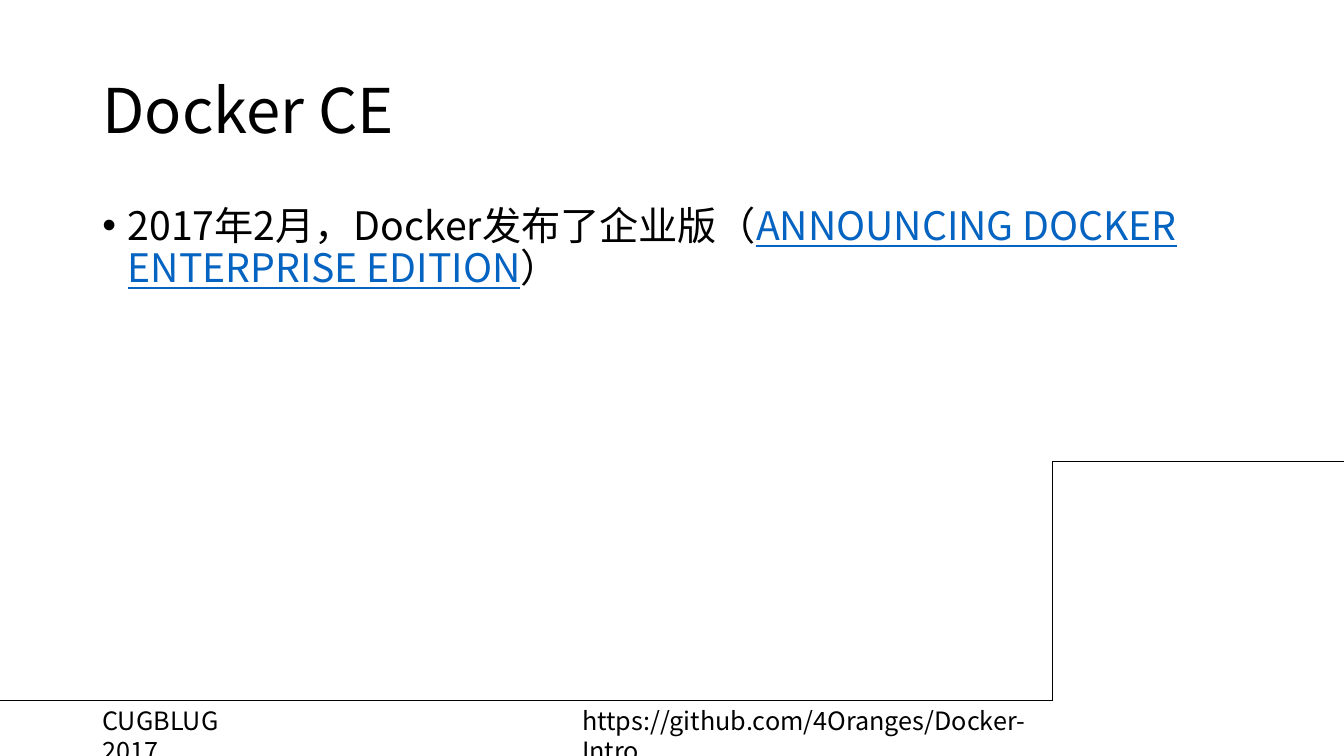
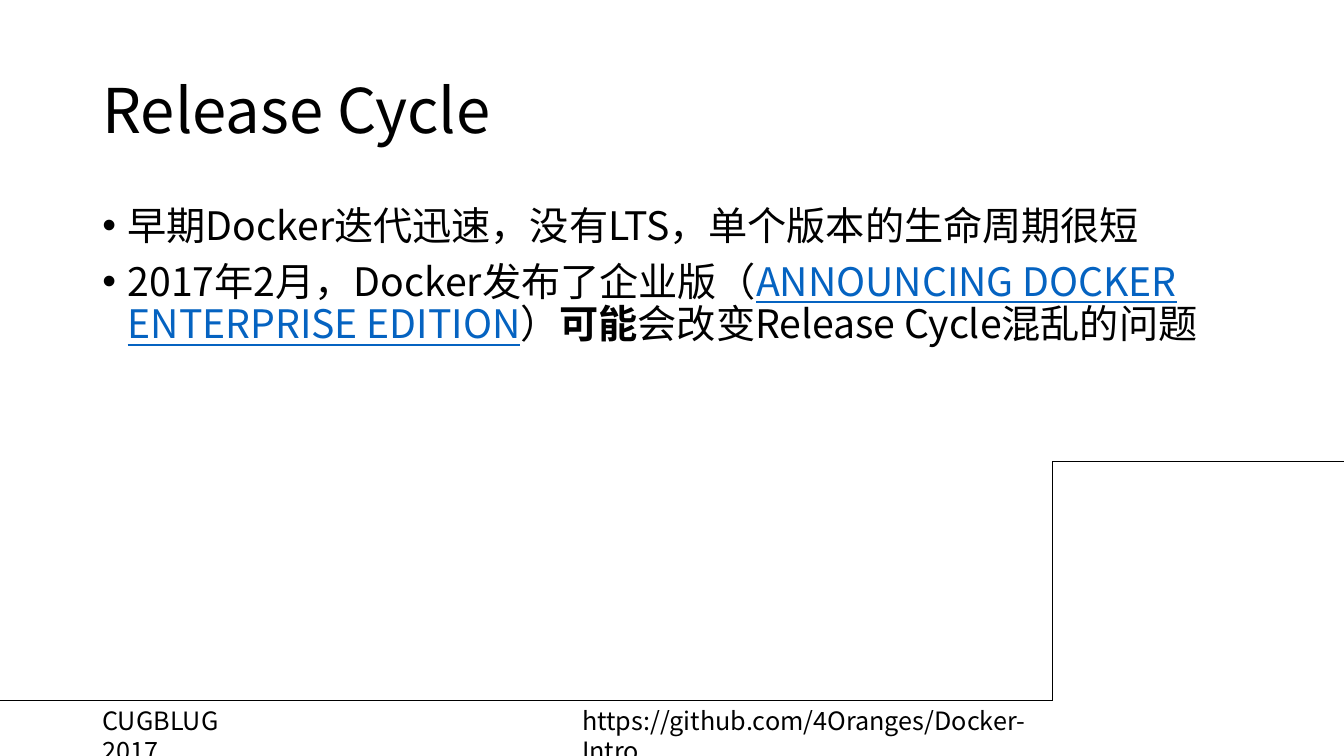
Before and after one commit to ZigZagT/Docker-Intro, a slide deck: slide 20 of Docker Intro.pptx (slide 17 before the commit). Drawn at 1344x756 pixels with LibreOffice and Linux fonts; fonts in the diff are those of the drawing; background and template pictures are left out. Boxes give left, top, right and bottom in pixels: in the first picture for what was removed or moved away, otherwise in the second. Text is boxed around its words. In the diff, an @@ line names an element or a change of style, - is before the commit and + after.

```diff
--- a/Docker Intro.pptx
+++ b/Docker Intro.pptx
@@ title at <box>102,84,490,148</box>: text changed @@
-Docker CE
+Release Cycle
@@ text at <box>128,207,1197,347</box>: text changed; text colour #0563C1 to #000000 @@
-• 2017年2月，Docker发布了企业版（ANNOUNCING DOCKER ENTERPRISE EDITION）
+• 早期Docker迭代迅速，没有LTS，单个版本的生命周期很短
+• 2017年2月，Docker发布了企业版（ANNOUNCING DOCKER ENTERPRISE EDITION）可能会改变Release Cycle混乱的问题
```
Also in this commit, not shown: 7 other slides changed, 7 slides added, 1 slide removed.
